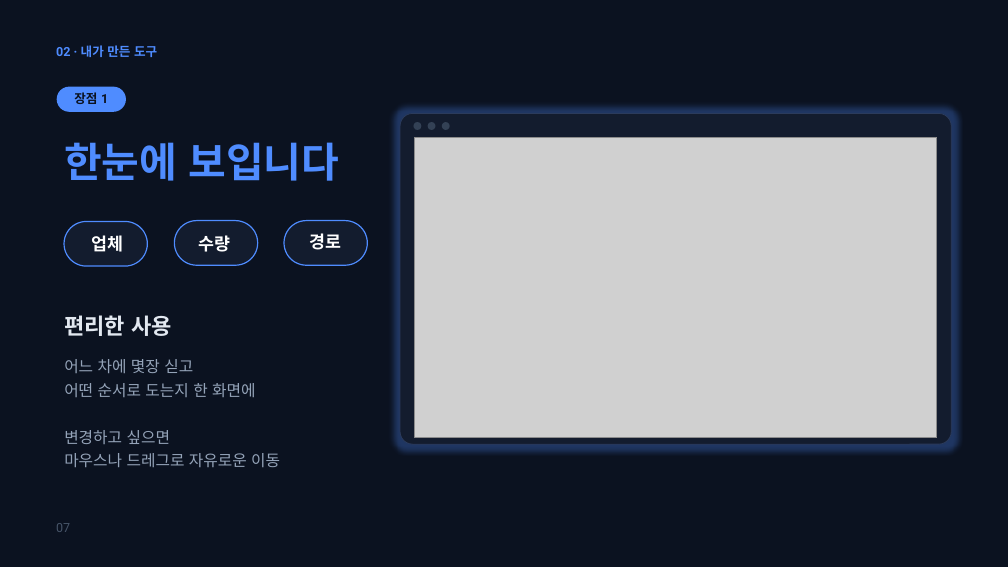
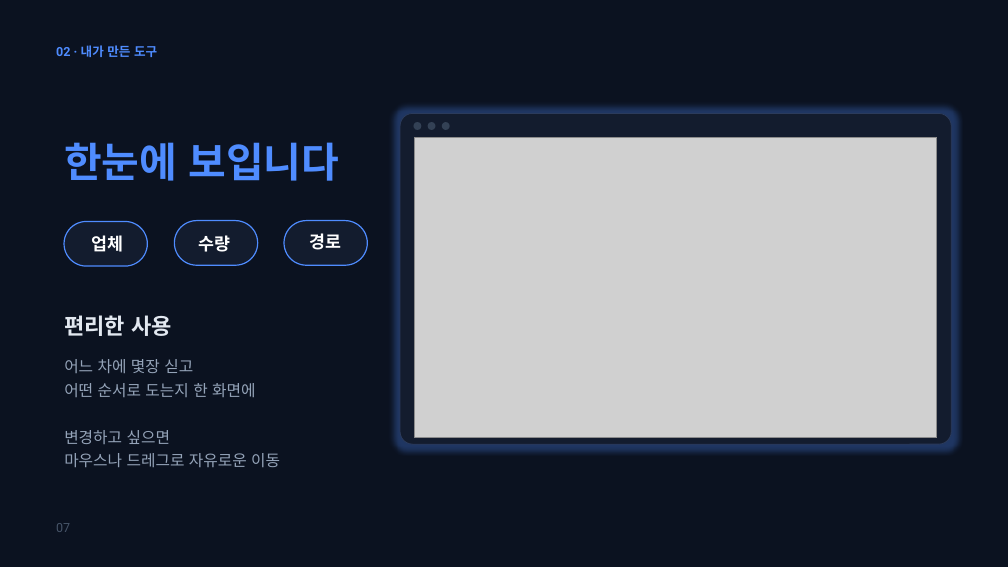
Before and after one commit to carssum82/yerim-easy, a slide deck: slide 7 of 발표자료/최종_다크_13장_완성.pptx. Drawn at 1008x567 pixels with LibreOffice and Linux fonts; fonts in the diff are those of the drawing; grey boxes stand for pictures. Boxes give left, top, right and bottom in pixels: in the first picture for what was removed or moved away, otherwise in the second. Text is boxed around its words. In the diff, an @@ line names an element or a change of style, - is before the commit and + after.

```diff
--- a/발표자료/최종_다크_13장_완성.pptx
+++ b/발표자료/최종_다크_13장_완성.pptx
@@ rounded rectangle removed at bbox=[57, 87, 126, 112] @@
@@ text removed at bbox=[74, 92, 108, 104] @@
-장점 1
```
Also in this commit, not shown: 9 other slides changed, 2 other files.
